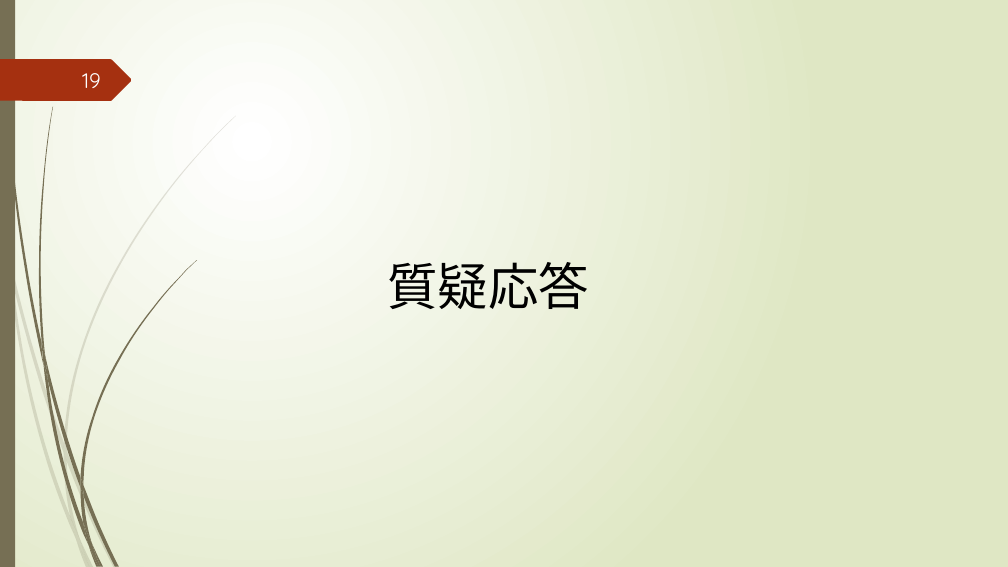
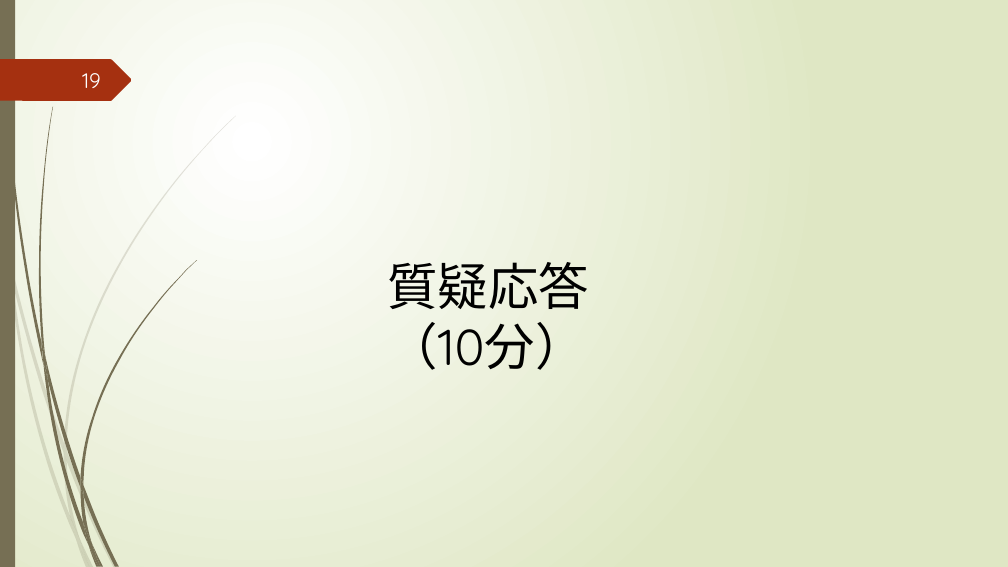
Before and after one commit to k-kuru/team_develop, a slide deck: slide 19 of 05_チーム開発演習_発表会資料/05_チーム開発演習_発表会資料_チーム3.pptx. Drawn at 1008x567 pixels with LibreOffice and Linux fonts; fonts in the diff are those of the drawing. Boxes give left, top, right and bottom in pixels: in the first picture for what was removed or moved away, otherwise in the second. Text is boxed around its words. In the diff, an @@ line names an element or a change of style, - is before the commit and + after.

```diff
--- a/05_チーム開発演習_発表会資料/05_チーム開発演習_発表会資料_チーム3.pptx
+++ b/05_チーム開発演習_発表会資料/05_チーム開発演習_発表会資料_チーム3.pptx
@@ text at (388, 322, 586, 370): paragraph added @@
+（10分）
```
Also in this commit, not shown: 9 other slides changed.
